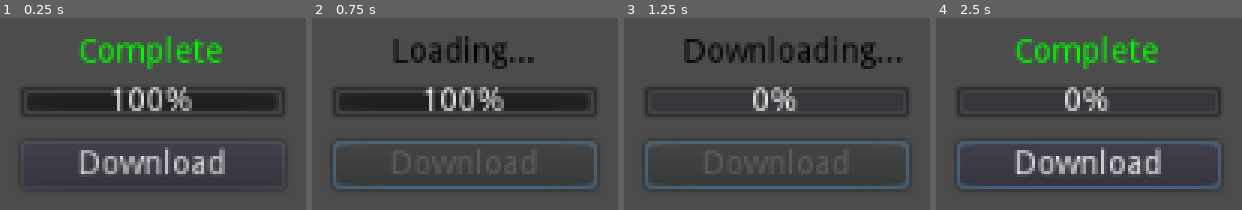
Above: before the commit, frames 1-4 (left to right).
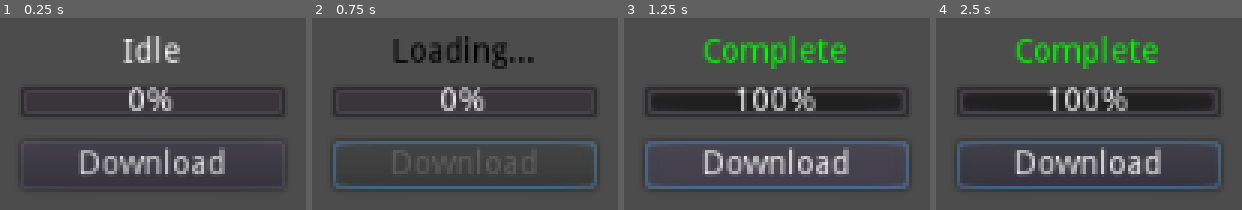
Above: after the commit, the same moments.

Repository: deflinhec/GodotGoogleSheet
Game: Godot game, scene res://demo/main.tscn
Two runs of this game, one before a commit and one after it. Both use one fixed random seed, a clock stepped at 60 frames per second and the inputs below.
Inputs (mouse positions are in pixels of both pictures, inside the frame that each line leads up to):
- Up to frame 1 (0.25 s): no input
- Up to frame 2 (0.75 s): click "Download" at 0.5 s
- Up to frame 3 (1.25 s): no input
- Up to frame 4 (2.5 s): move the mouse to (outside the picture) at 1.27 s; click (outside the picture) at 1.42 s; drag from (outside the picture) to (outside the picture) at 2.02 s

The runs differ from the first frame. In frame 1, 8.7% of the frame differs, in the area x 9-90%, y 9-49%; in frame 2, 4.8%; in frame 3, 15%, in the area x 9-91%, y 9-83%; in frame 4, 4.8%.

Commit message:
gsx2jsonpp demo

Diff:
--- /dev/null
+++ b/demo/gsx2jsonpp.gd
@@ -0,0 +1,86 @@
+extends CanvasLayer
+
+const GConfig = preload("res://addons/google_sheet/src/config.gd")
+
+const GSheet = preload("res://addons/google_sheet/src/gsheet.gd")
+
+const GVersion = preload("res://addons/google_sheet/src/gversion.gd")
+
+const SPREADSHEETS: Array = [
+		["res://datas/test.json",
+		"1-DGS8kSiBrPOxvyM1ISCxtdqWt-I7u1Vmcp-XksQ1M4", 1],
+	]
+
+var gsx2jsonpp: GConfig.Host = GConfig.Gsx2JsonppHost.new("localhost", 5000)
+
+var gversion: GVersion = GVersion.new(SPREADSHEETS, gsx2jsonpp)
+
+var gsheet: GSheet = GSheet.new(gversion, gsx2jsonpp)
+
+var datas: Dictionary = {}
+
+func _ready():
+	$Button.connect("pressed", self, "_on_Button_pressed")
+	gsheet.connect("allset", self, "_on_allset")
+	gsheet.connect("complete", self, "_on_complete")
+	gsheet.connect("stage_changed", self, "_on_download_stage_changed")
+	gsheet.connect("steps_changed", self, "_on_steps_changed")
+	gsheet.connect("max_steps_changed", self, "_on_max_steps_changed")
+	gversion.connect("complete", self, "_on_complete")
+	gversion.connect("request", self, "_on_request")
+	gversion.connect("stage_changed", self, "_on_version_stage_changed")
+	gversion.connect("steps_changed", self, "_on_steps_changed")
+	gversion.connect("max_steps_changed", self, "_on_max_steps_changed")
+
+
+func _on_version_stage_changed(stage: int):
+	match stage:
+		GVersion.STAGE.LOAD:
+			$Status.set_text("Loading...")
+		GVersion.STAGE.QUERY:
+			$Status.set_text("Checking...")
+		GVersion.STAGE.COMPLETE:
+			$Status.set_text("Complete")
+	$Status.add_color_override("font_color", Color.black)
+	$Button.disabled = GSheet.STAGE.COMPLETE != stage
+
+
+func _on_download_stage_changed(stage: int):
+	match stage:
+		GSheet.STAGE.LOAD:
+			$Status.set_text("Loading...")
+		GSheet.STAGE.DOWNLOAD:
+			$Status.set_text("Downloading...")
+		GSheet.STAGE.COMPLETE:
+			$Status.set_text("Complete")
+	$Status.add_color_override("font_color", Color.black)
+	$Button.disabled = GSheet.STAGE.COMPLETE != stage
+
+
+func _on_steps_changed(value: int) -> void:
+	$ProgressBar.value = value
+
+
+func _on_max_steps_changed(value: int) -> void:
+	$ProgressBar.max_value = max(value, 1)
+
+
+func _on_request(outdated: Array, bytes: int):
+	gsheet.start([GSheet.JOB.DOWNLOAD])
+
+
+func _on_complete(path: String, data: Dictionary):
+	datas[path] = data
+
+
+func _on_allset():
+	$Status.add_color_override("font_color", Color.green)
+
+
+func _on_Button_pressed():
+	if gsheet.stage == GSheet.STAGE.COMPLETE and \
+		gversion.stage == GSheet.STAGE.COMPLETE:
+		gversion = GVersion.new(SPREADSHEETS, gsx2jsonpp)
+		gsheet = GSheet.new(gversion, gsx2jsonpp)
+		_ready()
+	gversion.start()
--- a/demo/main.gd
+++ b/demo/main.gd
@@ -7,18 +7,17 @@
 		"1-DGS8kSiBrPOxvyM1ISCxtdqWt-I7u1Vmcp-XksQ1M4", 1],
 	]
 
-var gsheet: GSheet
+var gsheet: GSheet = GSheet.new(SPREADSHEETS)
 
 var datas: Dictionary = {}
 
 func _ready():
-	gsheet = GSheet.new(SPREADSHEETS)
+	$Button.connect("pressed", self, "_on_Button_pressed")
 	gsheet.connect("allset", self, "_on_allset")
 	gsheet.connect("complete", self, "_on_complete")
 	gsheet.connect("stage_changed", self, "_on_stage_changed")
 	gsheet.connect("steps_changed", self, "_on_steps_changed")
 	gsheet.connect("max_steps_changed", self, "_on_max_steps_changed")
-	gsheet.start([GSheet.JOB.LOAD])
 
 
 func _on_stage_changed(stage: int):
@@ -50,7 +49,9 @@
 
 
 func _on_Button_pressed():
-	if not gsheet.contains(GSheet.JOB.DOWNLOAD):
+	if not gsheet.contains(GSheet.JOB.LOAD):
+		gsheet.start([GSheet.JOB.LOAD])
+	elif not gsheet.contains(GSheet.JOB.DOWNLOAD):
 		gsheet.start([GSheet.JOB.DOWNLOAD])
 	else:
 		gsheet = GSheet.new(SPREADSHEETS)
--- a/demo/main.tscn
+++ b/demo/main.tscn
@@ -48,4 +48,3 @@
 __meta__ = {
 "_edit_use_anchors_": false
 }
-[connection signal="pressed" from="Button" to="." method="_on_Button_pressed"]
